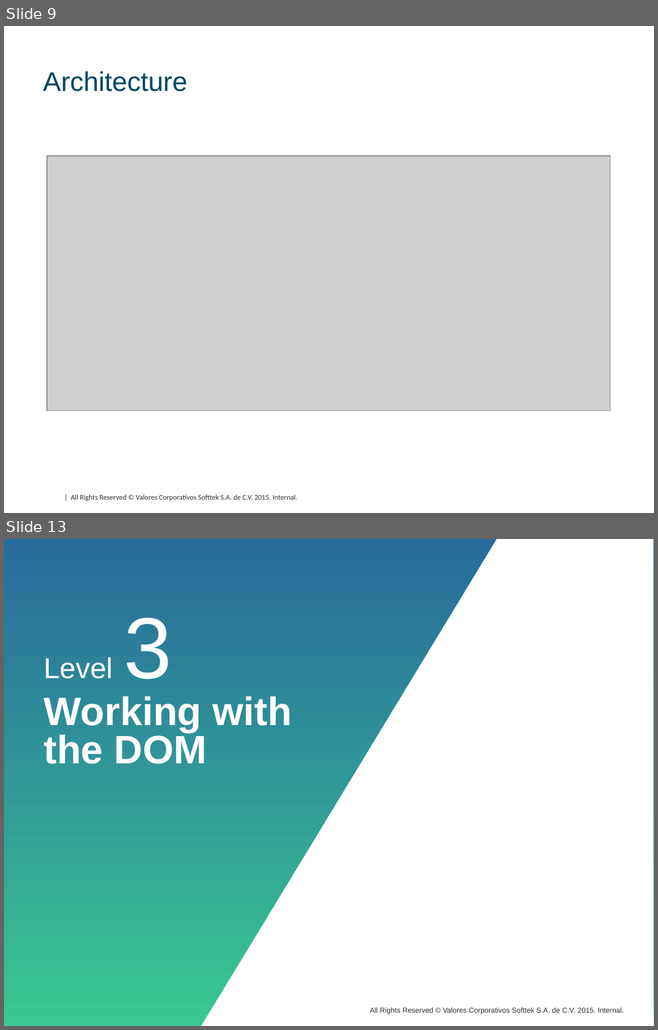
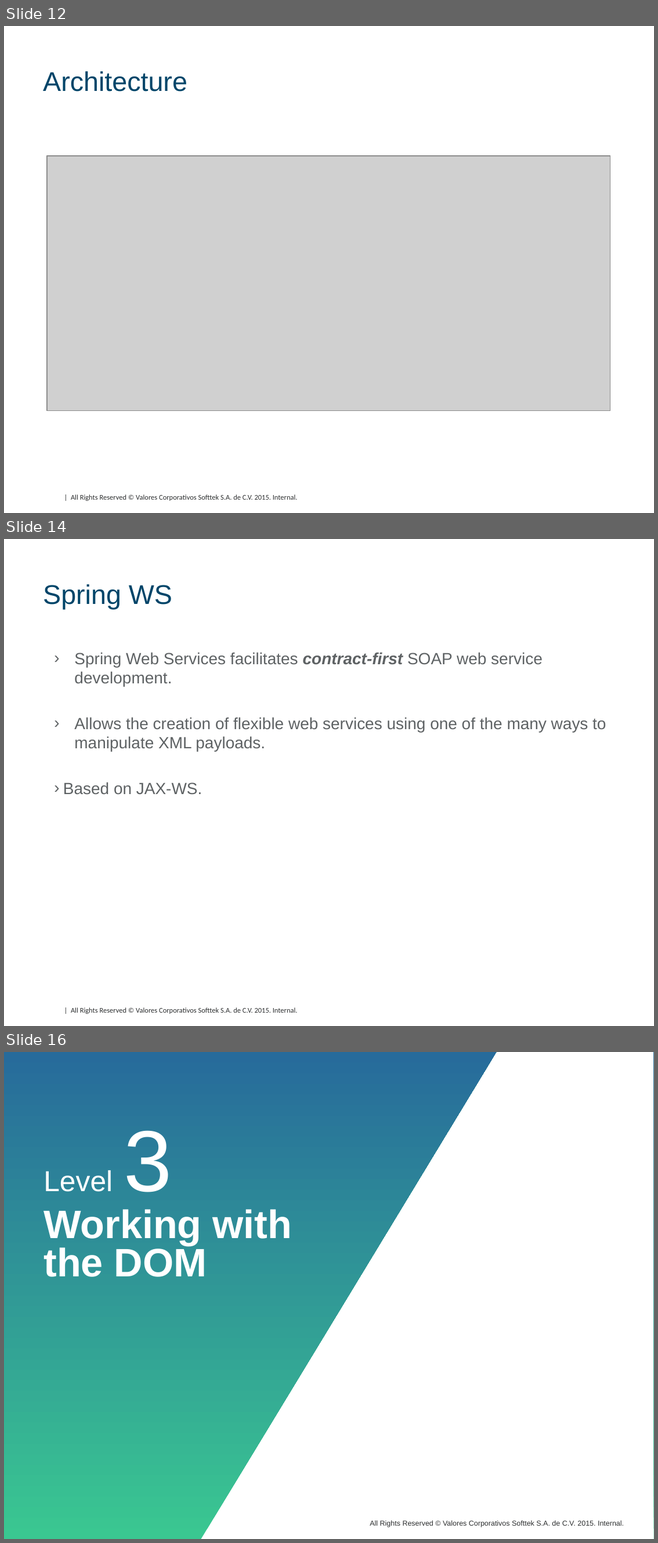
Before and after one commit to DavidHertz/WebServices, a slide deck: SOAP/doc/SOAP.pptx. Shown one above the other, each under a label of ours: slides 9 and 13 before the commit, slides 12, 14 and 16 after it; the slides between them are not shown. The pictures are 658x1030 and 658x1543 pixels, drawn with LibreOffice and Linux fonts; fonts in the diff are those of the drawing; grey boxes stand for pictures; background and template pictures are left out. Boxes give left, top, right and bottom in pixels: in the first picture for what was removed or moved away, otherwise in the second. Text is boxed around its words. In the diff, an @@ line names an element or a change of style, - is before the commit and + after.

Commit message:
[JAVA] Adding xsd, endpoint, service and test. Updating configuration.

```diff
--- a/SOAP/doc/SOAP.pptx
+++ b/SOAP/doc/SOAP.pptx
@@ slide 14 added at (x1=4, y1=539, x2=654, y2=1026), background #FFFFFF; not listed: 1 template element that a slide beside it also shows @@
@@ title added at (x1=43, y1=584, x2=172, y2=609), 30 pt, text #004569 @@
+Spring WS
@@ text added at (x1=63, y1=652, x2=605, y2=795), 18 pt, text #5E6264 @@
+› Spring Web Services facilitates contract-first SOAP web service development.
+› Allows the creation of flexible web services using one of the many ways to manipulate XML payloads.
+› Based on JAX-WS.
@@ what was slide 9 is now slide 12 @@
@@ what was slide 13 is now slide 16 @@
```
Also in this commit, not shown: 6 slides changed, 6 other slides added, 4 slides removed, 18 other files.
